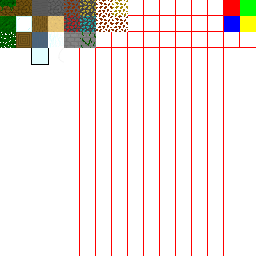
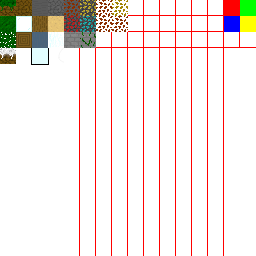
Layer changes from the first 256px x 256px image to the second:
painted on "texture_atlas.png" over [0, 48, 16, 64]
